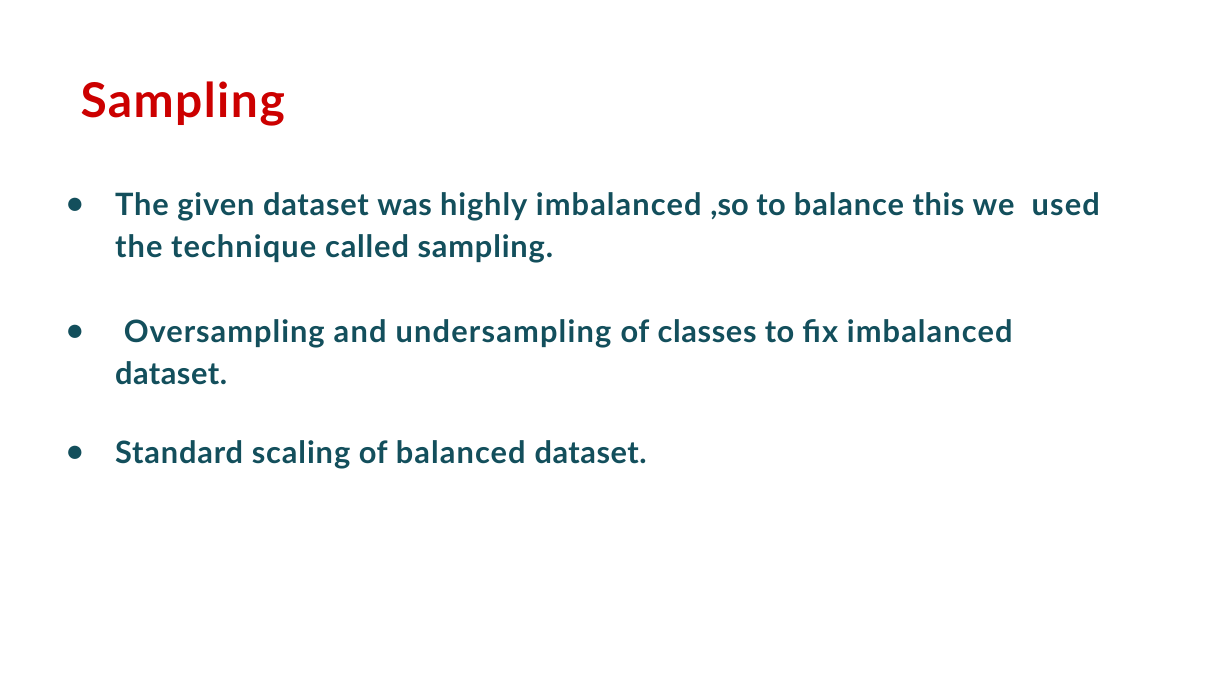
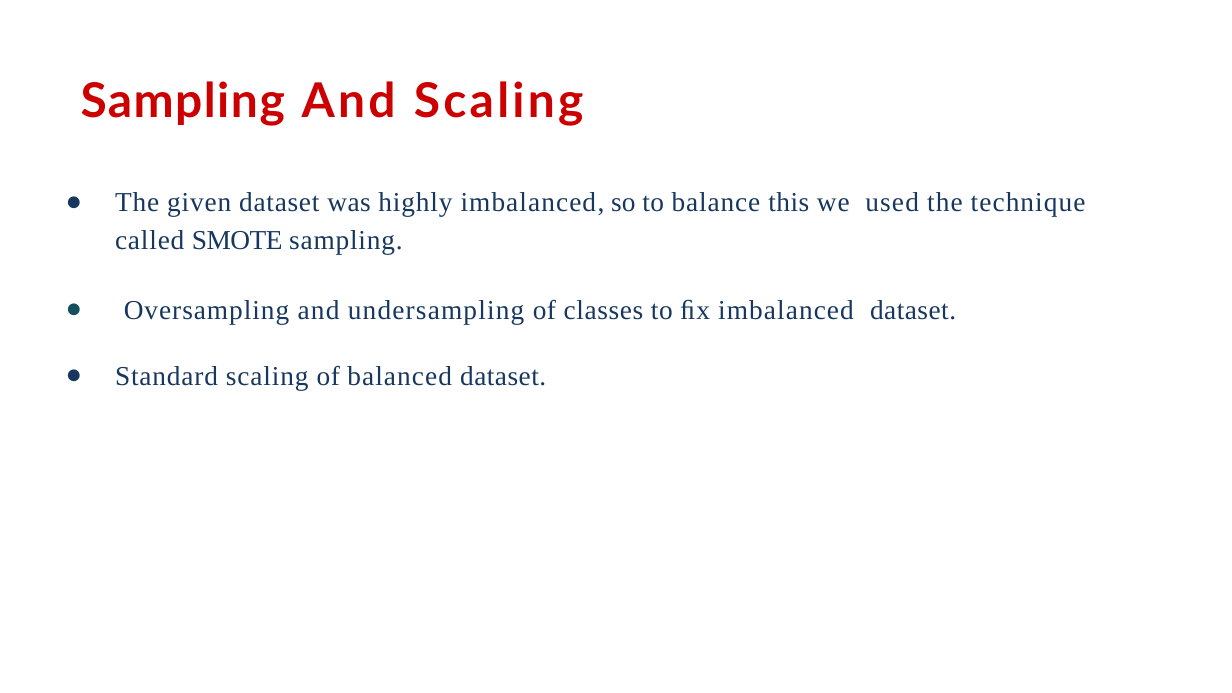
Before and after one commit to AnnayanB/SupervisedML_BankMarketingCampaigns, a slide deck: slide 22 of Presentation-Bank Marketing Effectiveness Prediction.pptx.pptx (slide 17 before the commit). Drawn at 1232x693 pixels with LibreOffice and Linux fonts; fonts in the diff are those of the drawing; background and template pictures are left out. Boxes give left, top, right and bottom in pixels: in the first picture for what was removed or moved away, otherwise in the second. Text is boxed around its words. In the diff, an @@ line names an element or a change of style, - is before the commit and + after.

```diff
--- a/Presentation-Bank Marketing Effectiveness Prediction.pptx.pptx
+++ b/Presentation-Bank Marketing Effectiveness Prediction.pptx.pptx
@@ title at box(81, 81, 584, 126): text changed @@
-Sampling
+Sampling And Scaling
@@ text at box(115, 192, 1086, 254): text changed; size 18 to 16 pt; font Lato to Times New Roman; text colour #134F5C to #17375E; bold off @@
-● The given dataset was highly imbalanced ,so to balance this we used the technique called sampling.
+● The given dataset was highly imbalanced, so to balance this we used the technique called SMOTE sampling.
@@ text at box(115, 299, 956, 390): size 18 to 16 pt, font Lato to Times New Roman, text colour #134F5C to #17375E, bold off in "Oversampling and undersampling of classes to ﬁx ...", "Standard scaling of balanced dataset." @@
```
Also in this commit, not shown: 17 other slides changed, 9 slides added, 4 slides removed.
